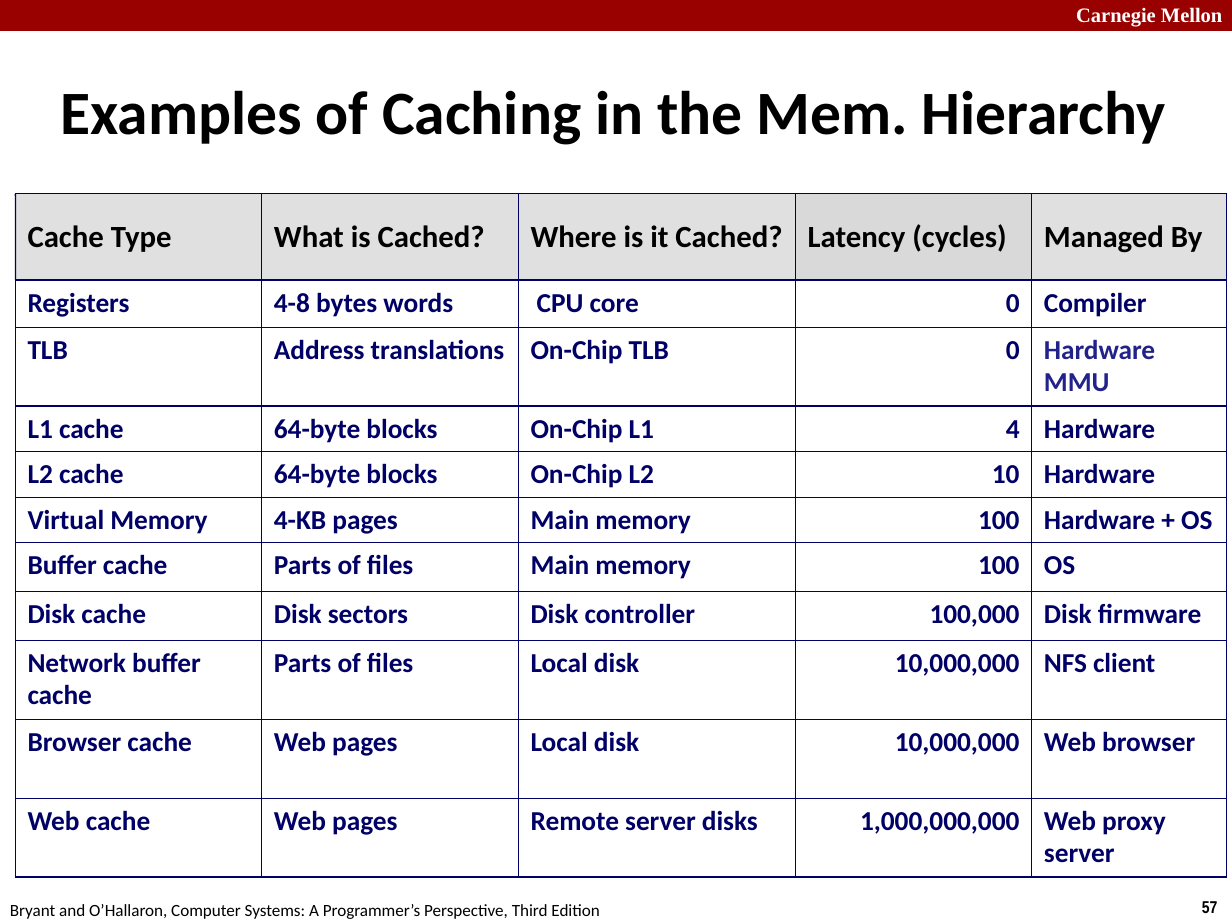
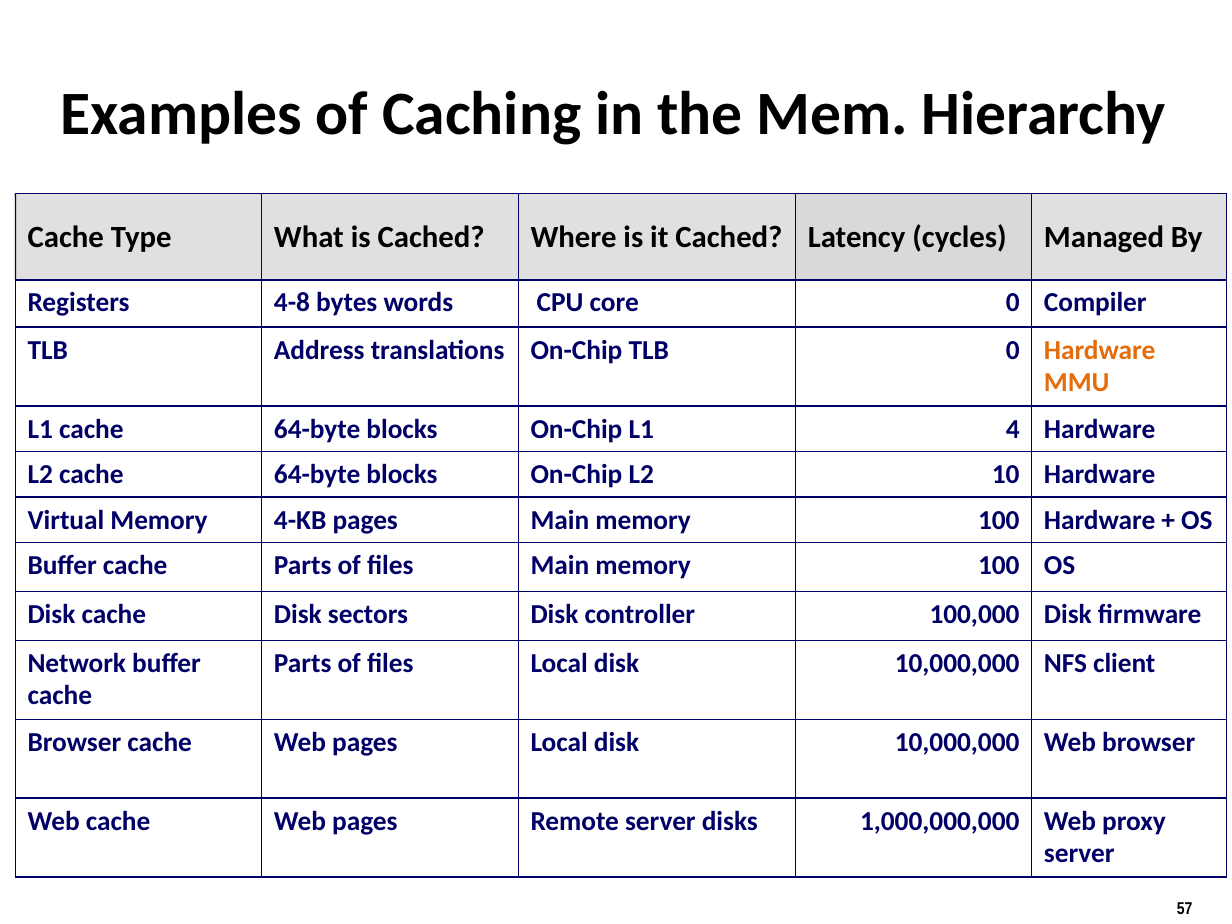
Before and after one commit to tntech-ngin/F24-CSC2770, a slide deck: slide 57 of docs/lectures_source/lectures/originals/11-memory-hierarchy.pptx. Drawn at 1232x924 pixels with LibreOffice and Linux fonts; fonts in the diff are those of the drawing. Boxes give left, top, right and bottom in pixels: in the first picture for what was removed or moved away, otherwise in the second. Text is boxed around its words. In the diff, an @@ line names an element or a change of style, - is before the commit and + after.

```diff
--- a/docs/lectures_source/lectures/originals/11-memory-hierarchy.pptx
+++ b/docs/lectures_source/lectures/originals/11-memory-hierarchy.pptx
@@ rectangle removed at <box>0,0,1232,31</box> @@
@@ text removed at <box>1076,7,1222,27</box> @@
-Carnegie Mellon
@@ rectangle "Hardware MMU" at <box>1032,328,1227,407</box>: text colour #22228B to #E46C0A @@
@@ page number: place and size @@
-page number at <box>1202,901,1218,913</box>
+page number at <box>1177,902,1193,914</box>
@@ text removed at <box>10,904,599,919</box> @@
-Bryant and O’Hallaron, Computer Systems: A Programmer’s Perspective, Third Edition
```
Also in this commit, not shown: 65 other slides changed, 38 other files.
